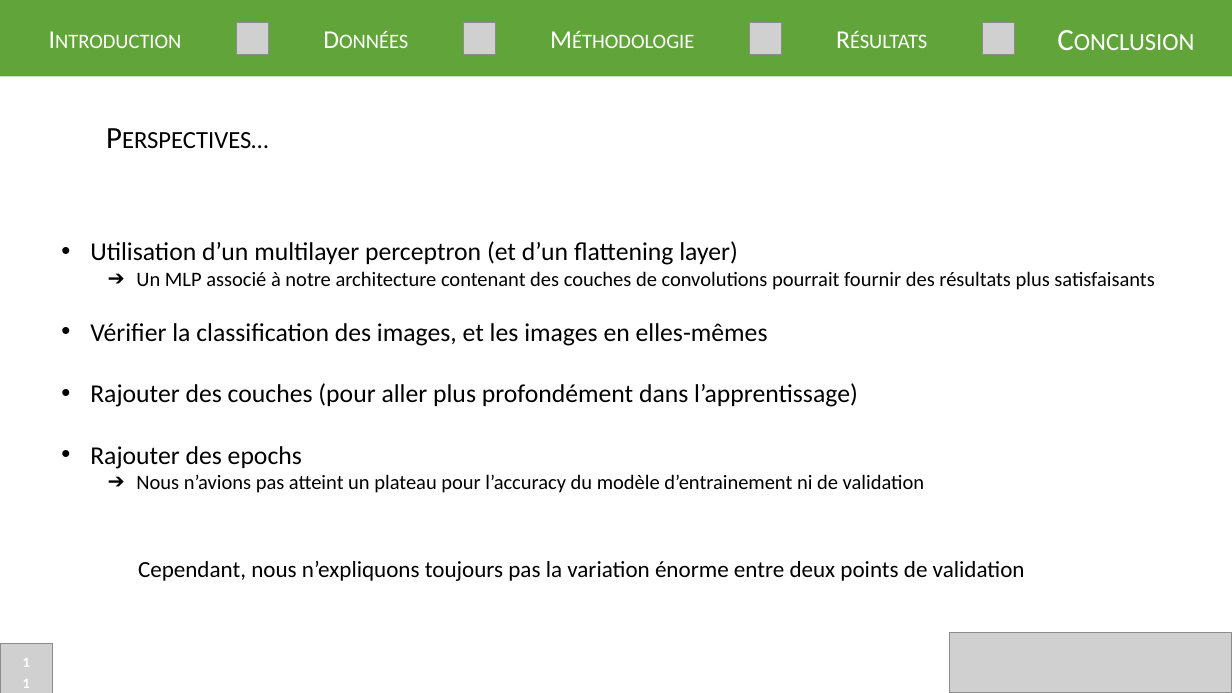
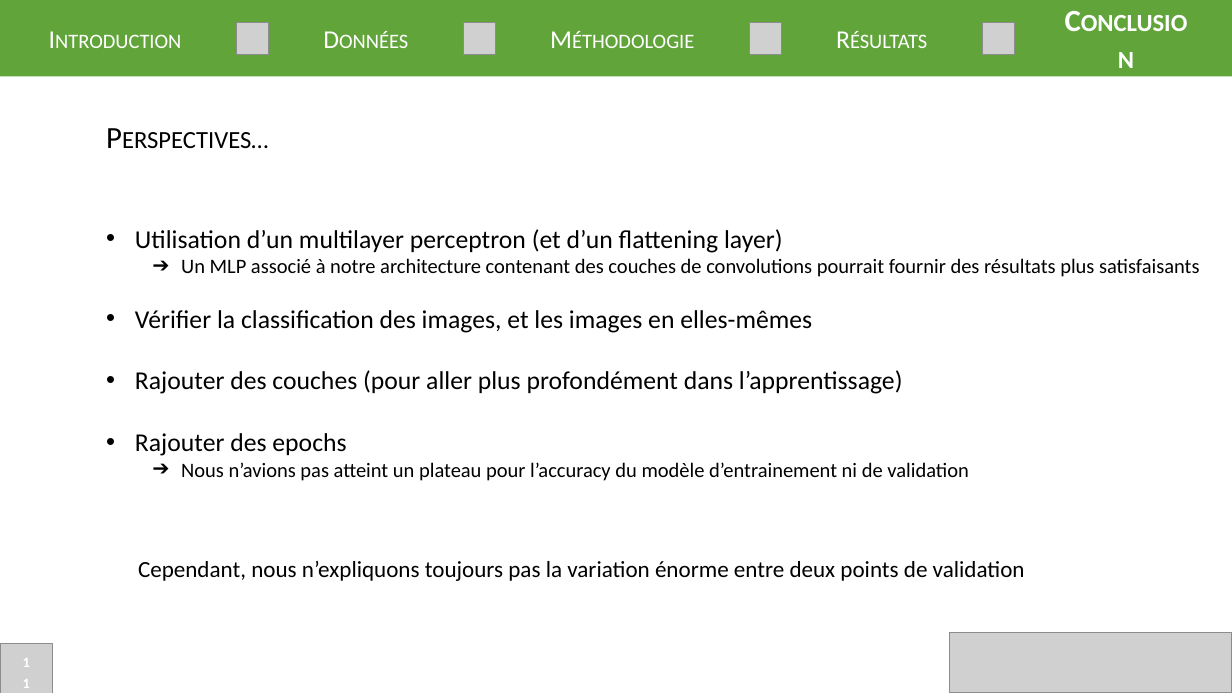
Before and after one commit to Easill/ML_photo, a slide deck: slide 11 of presentation.pptx. Drawn at 1232x693 pixels with LibreOffice and Linux fonts; fonts in the diff are those of the drawing; grey boxes stand for pictures. Boxes give left, top, right and bottom in pixels: in the first picture for what was removed or moved away, otherwise in the second. Text is boxed around its words. In the diff, an @@ line names an element or a change of style, - is before the commit and + after.

```diff
--- a/presentation.pptx
+++ b/presentation.pptx
@@ text "Conclusion" at [1050, 15, 1203, 61]: bold on @@
@@ text "Utilisation d’un multilayer perceptron (et ...": place and size @@
-text "Utilisation d’un multilayer perceptron (et ..." at [90, 241, 1154, 493]
+text "Utilisation d’un multilayer perceptron (et ..." at [135, 229, 1199, 481]
```
Also in this commit, not shown: 6 other slides changed, 7 other files.
